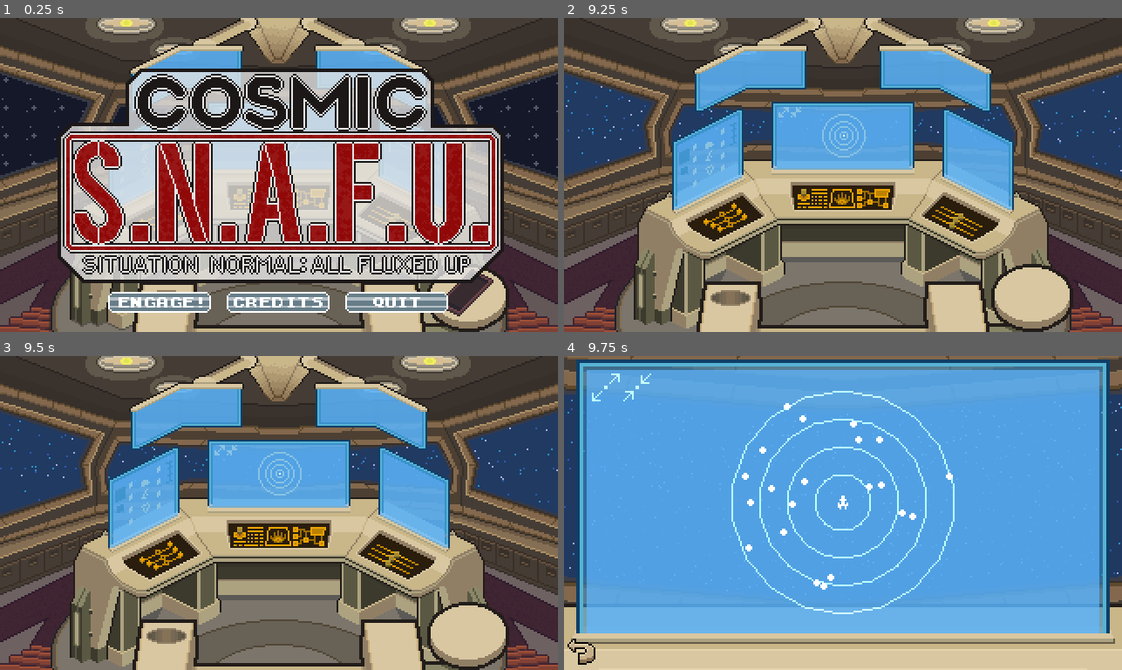
Above: before the commit, frames 1-4 (two rows, left to right).
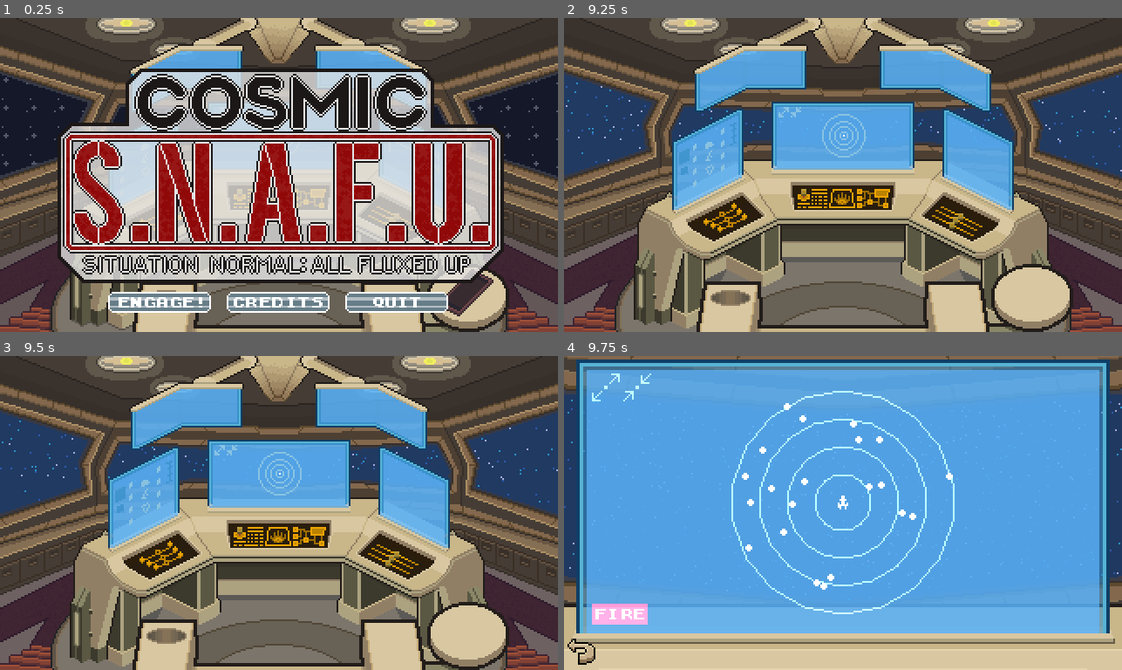
Above: after the commit, the same moments.

Repository: kevinlights/cosmic-s.n.a.f.u
Game: Godot game, scene res://scenes/TitleScreen.tscn
Two runs of this game, one before a commit and one after it. Both use one fixed random seed, a clock stepped at 60 frames per second and the inputs below.
Inputs (mouse positions are in pixels of both pictures, inside the frame that each line leads up to):
- Up to frame 1 (0.25 s): no input
- Up to frame 2 (9.25 s): click (725, 303) at 0.5 s; click (714, 175) at 1.25 s; click (703, 68) at 2.02 s; click (647, 68) at 2.77 s; click (843, 93) at 3.52 s; click (703, 131) at 4.27 s; click (647, 131) at 5.02 s; click (843, 93) at 5.77 s; click (703, 193) at 6.52 s; click (647, 193) at 7.27 s; click (843, 93) at 8.02 s; click (580, 313) at 8.75 s
- Up to frame 3 (9.5 s): no input
- Up to frame 4 (9.75 s): click (843, 497) at 9.5 s

Frames 1-3 are identical in both runs. In frame 4, 0.7% of the frame differs, in the area x 5-15%, y 78-86%.

Commit message:
Partly implement player missiles

Diff:
--- a/music/MusicManager.gd
+++ b/music/MusicManager.gd
@@ -42,7 +42,6 @@
 		ingame_tracks[track_name].stop()
 
 func start_music() -> void:
-
 	for track_name in ingame_tracks:
 		if track_name == "main":
 			ingame_tracks[track_name].volume_db = 0.0
--- a/objects/Radar.gd
+++ b/objects/Radar.gd
@@ -58,6 +58,9 @@
 	button_zoom_in.visible = game.signal_is_good()
 	button_zoom_out.visible = game.signal_is_good()
 
+func _fire_missile() -> void:
+	game.fire_missile()
+
 func _zoom_out():
 	zoom_level = clamp(zoom_level + 1, 0, 2)
 	update()
--- a/objects/Radar.tscn
+++ b/objects/Radar.tscn
@@ -9,15 +9,11 @@
 [sub_resource type="CanvasItemMaterial" id=1]
 blend_mode = 1
 
-[sub_resource type="CanvasItemMaterial" id=9]
-blend_mode = 1
-
 [sub_resource type="CanvasItemMaterial" id=2]
 blend_mode = 1
 
-[sub_resource type="AtlasTexture" id=3]
-atlas = ExtResource( 3 )
-region = Rect2( 0, 0, 16, 16 )
+[sub_resource type="CanvasItemMaterial" id=3]
+blend_mode = 1
 
 [sub_resource type="AtlasTexture" id=4]
 atlas = ExtResource( 3 )
@@ -25,11 +21,11 @@
 
 [sub_resource type="AtlasTexture" id=5]
 atlas = ExtResource( 3 )
-region = Rect2( 0, 16, 16, 16 )
+region = Rect2( 0, 0, 16, 16 )
 
 [sub_resource type="AtlasTexture" id=6]
 atlas = ExtResource( 3 )
-region = Rect2( 16, 0, 16, 16 )
+region = Rect2( 0, 16, 16, 16 )
 
 [sub_resource type="AtlasTexture" id=7]
 atlas = ExtResource( 3 )
@@ -37,7 +33,23 @@
 
 [sub_resource type="AtlasTexture" id=8]
 atlas = ExtResource( 3 )
+region = Rect2( 16, 0, 16, 16 )
+
+[sub_resource type="AtlasTexture" id=9]
+atlas = ExtResource( 3 )
 region = Rect2( 16, 16, 16, 16 )
+
+[sub_resource type="AtlasTexture" id=10]
+atlas = ExtResource( 3 )
+region = Rect2( 0, 32, 32, 16 )
+
+[sub_resource type="AtlasTexture" id=11]
+atlas = ExtResource( 3 )
+region = Rect2( 0, 32, 32, 16 )
+
+[sub_resource type="AtlasTexture" id=12]
+atlas = ExtResource( 3 )
+region = Rect2( 0, 48, 32, 16 )
 
 [node name="Radar" type="Control"]
 material = SubResource( 1 )
@@ -74,27 +86,40 @@
 }
 
 [node name="Button_ZoomOut" type="TextureButton" parent="."]
-material = SubResource( 2 )
+material = SubResource( 3 )
 margin_left = 16.0
 margin_top = 10.0
 margin_right = 32.0
 margin_bottom = 26.0
-texture_normal = SubResource( 3 )
-texture_pressed = SubResource( 4 )
-texture_hover = SubResource( 5 )
+texture_normal = SubResource( 4 )
+texture_pressed = SubResource( 5 )
+texture_hover = SubResource( 6 )
 __meta__ = {
 "_edit_use_anchors_": false
 }
 
 [node name="Button_ZoomIn" type="TextureButton" parent="."]
-material = SubResource( 2 )
+material = SubResource( 3 )
 margin_left = 34.0
 margin_top = 10.0
 margin_right = 50.0
 margin_bottom = 26.0
-texture_normal = SubResource( 6 )
-texture_pressed = SubResource( 7 )
-texture_hover = SubResource( 8 )
+texture_normal = SubResource( 7 )
+texture_pressed = SubResource( 8 )
+texture_hover = SubResource( 9 )
+__meta__ = {
+"_edit_use_anchors_": false
+}
+
+[node name="Button_Fire" type="TextureButton" parent="."]
+material = SubResource( 3 )
+margin_left = 16.0
+margin_top = 140.0
+margin_right = 48.0
+margin_bottom = 156.0
+texture_normal = SubResource( 10 )
+texture_pressed = SubResource( 11 )
+texture_hover = SubResource( 12 )
 __meta__ = {
 "_edit_use_anchors_": false
 }
@@ -107,11 +132,15 @@
 margin_right = 16.0
 margin_bottom = -2.0
 texture_normal = ExtResource( 4 )
+__meta__ = {
+"_edit_use_anchors_": false
+}
 
 [node name="Timer_Update" type="Timer" parent="."]
 wait_time = 0.25
 autostart = true
 [connection signal="pressed" from="Button_ZoomOut" to="." method="_zoom_out"]
 [connection signal="pressed" from="Button_ZoomIn" to="." method="_zoom_in"]
+[connection signal="pressed" from="Button_Fire" to="." method="_fire_missile"]
 [connection signal="pressed" from="Button_Back" to="." method="_on_Button_Back_pressed"]
 [connection signal="timeout" from="Timer_Update" to="." method="update_radar"]
--- /dev/null
+++ b/objects/asteroid_field/PlayerMissile.gd
@@ -0,0 +1,19 @@
+extends Area2D
+
+var velocity : Vector2
+
+func _physics_process(delta : float) -> void:
+	position += velocity * delta
+	position = Vector2(
+		wrapf(position.x, 0.0, 512.0), # Probably shouldn't hard-code this, but I don't see it changing in the next nine hours.
+		wrapf(position.y, 0.0, 512.0)
+	)
+
+func _on_PlayerMissile_body_entered(body):
+	if body.is_in_group("asteroid"):
+		print("Boom!")
+		body.queue_free()
+		self.queue_free()
+
+func _on_Timer_Despawn_timeout():
+	print("Missile despawned without hitting anything.")
--- a/objects/asteroid_field/PlayerMissile.tscn
+++ b/objects/asteroid_field/PlayerMissile.tscn
@@ -1,3 +1,18 @@
-[gd_scene format=2]
+[gd_scene load_steps=3 format=2]
+
+[ext_resource path="res://objects/asteroid_field/PlayerMissile.gd" type="Script" id=1]
+
+[sub_resource type="CircleShape2D" id=1]
+radius = 4.0
 
 [node name="PlayerMissile" type="Area2D"]
+script = ExtResource( 1 )
+
+[node name="CollisionShape2D" type="CollisionShape2D" parent="."]
+shape = SubResource( 1 )
+
+[node name="Timer_Despawn" type="Timer" parent="."]
+wait_time = 5.0
+autostart = true
+[connection signal="body_entered" from="." to="." method="_on_PlayerMissile_body_entered"]
+[connection signal="timeout" from="Timer_Despawn" to="." method="_on_Timer_Despawn_timeout"]
--- a/objects/asteroid_field/PlayerShip.gd
+++ b/objects/asteroid_field/PlayerShip.gd
@@ -2,8 +2,11 @@
 
 class_name PlayerShip
 
+const Missile = preload("res://objects/asteroid_field/PlayerMissile.tscn")
+
 const TURNING_SPEED : float = 0.5
 const TURN_RANDOMISE_AMOUNT : float = 0.5
+const MISSILE_SPEED : float = 32.0
 
 var speed : float = 8.0
 var target_rotation : float = rotation
@@ -28,10 +31,15 @@
 			wrapf(position.y, 0.0, AsteroidField.FIELD_BOUNDS.size.y)
 		)
 
+func fire_missile() -> void:
+	var missile = Missile.instance()
+	missile.velocity = Vector2.RIGHT.rotated(rotation) * MISSILE_SPEED
+	get_parent().add_child(missile)
+
 # Our rudder's on the blink! We're drifting!
-func _randomise_direction():
+func _randomise_direction() -> void:
 	target_rotation += (randf() - 0.5) * TURN_RANDOMISE_AMOUNT
 
-func _on_PlayerShip_body_entered(body):
+func _on_PlayerShip_body_entered(body : PhysicsBody2D) -> void:
 	if body.is_in_group("asteroid"):
 		hit_by_asteroid(body)
--- a/scenes/Game.gd
+++ b/scenes/Game.gd
@@ -158,6 +158,9 @@
 		MusicManager.stop_music_suddenly()
 		get_tree().change_scene("res://scenes/GameOver.tscn")
 
+func fire_missile() -> void:
+	asteroid_field.player_ship.fire_missile()
+
 func _process(delta : float) -> void:
 	# Shake it, baby
 	if shake_amount > 0.0:
Not shown: 2 places in objects/Radar.tscn that only renumber resources
Binary file changed: sprites/radar_icons.png
